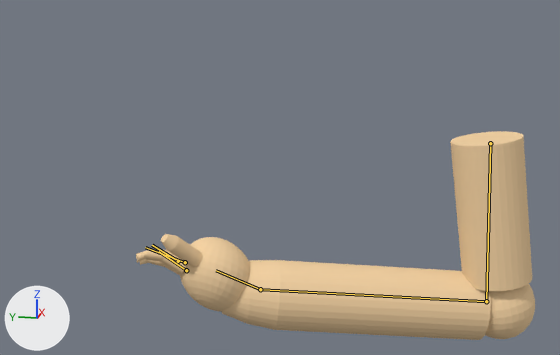
Renders of the Blender file Magic 2.0 Unity/Assets/Charakter/Arms0.2_right.blend from each side of a commit.
Rendered twice from a camera (50 mm lens) standing at (-3.97, -1.55, 2.15) and looking at (1.06, -0.55, 0.9). The axes (+X, +Y, +Z) are drawn at lower left. The lights are the same throughout. Both versions are drawn at frame 26 of the action 'Basic Push Attack'; the numbers are the values there. The bones that change are drawn over the model as lines.

The first picture shows 'Arm_right'.
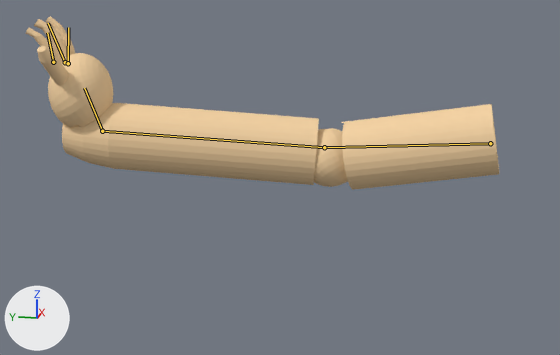
Location of each change, (x1, y1, x2, y2) in pixels of the pictures (560 x 355 px):
'Arm_right', posed (19% wider, 17% shorter): before (136, 131, 535, 340); after (26, 16, 499, 190)
bone 'Bone', root to tip: before (490, 143) to (486, 301); after (490, 143) to (324, 147)
bone 'Bone.001', root to tip: before (486, 301) to (260, 289); after (324, 147) to (102, 131)
bone 'Bone.002', root to tip: before (260, 289) to (216, 270); after (102, 131) to (84, 88)
bone 'Finger2', root to tip: before (178, 261) to (152, 245); after (53, 62) to (47, 32)
bone 'Finger13', root to tip: before (185, 262) to (145, 247); after (65, 62) to (48, 23)
bone 'Finger1.001', root to tip: before (186, 270) to (158, 251); after (68, 63) to (68, 27)

What the commit changed:
Bone 'Bone' (bone_bone) turns from (19, -1, 5) to (-66, 0, -21) degrees about its own x, y and z.
Bone 'Bone.001' (bone_bone_001) turns from (-24, -6, 3) to (65, 13, 4) degrees about its own x, y and z.
Bone 'Bone.002' (bone_bone_002) turns from (-16, -41, 34) to (-78, -23, 106) degrees about its own x, y and z.
Bone 'Finger2' (bone_finger2) turns from (7, -7, 22) to (9, -10, 29) degrees about its own x, y and z.
Bone 'Finger13' (bone_finger13) turns from (5, -4, 14) to (7, -5, 18) degrees about its own x, y and z.
Bone 'Finger1.001' (bone_finger1_001) turns from (-10, 4, 20) to (-13, 6, 26) degrees about its own x, y and z.
